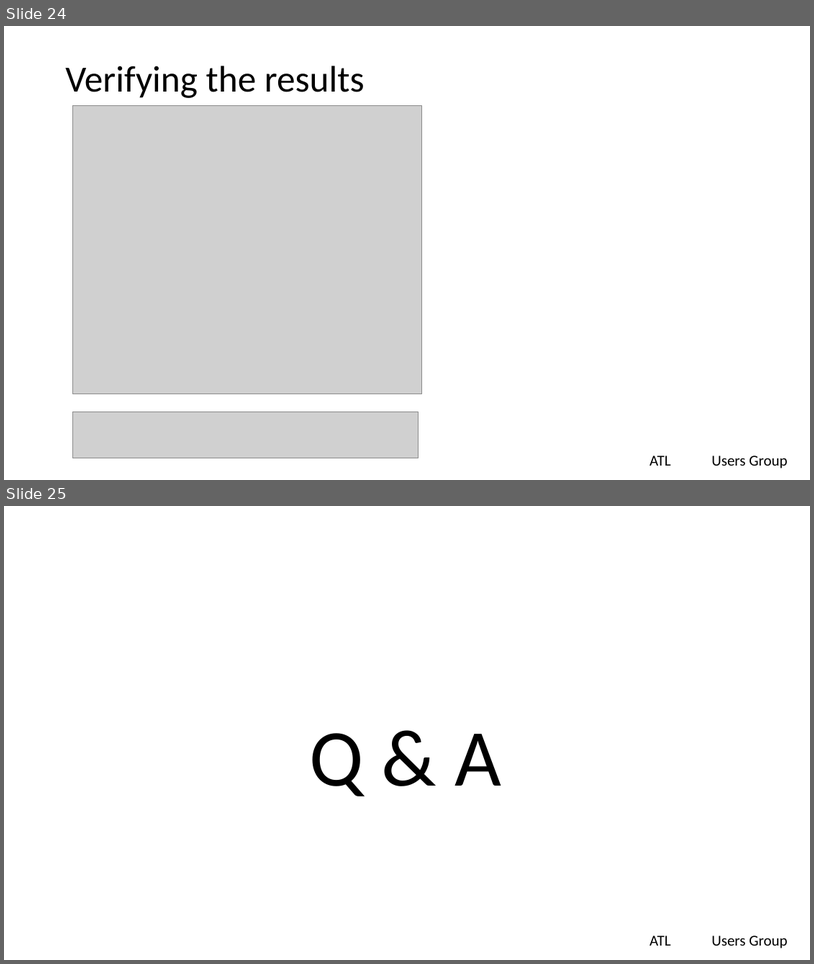
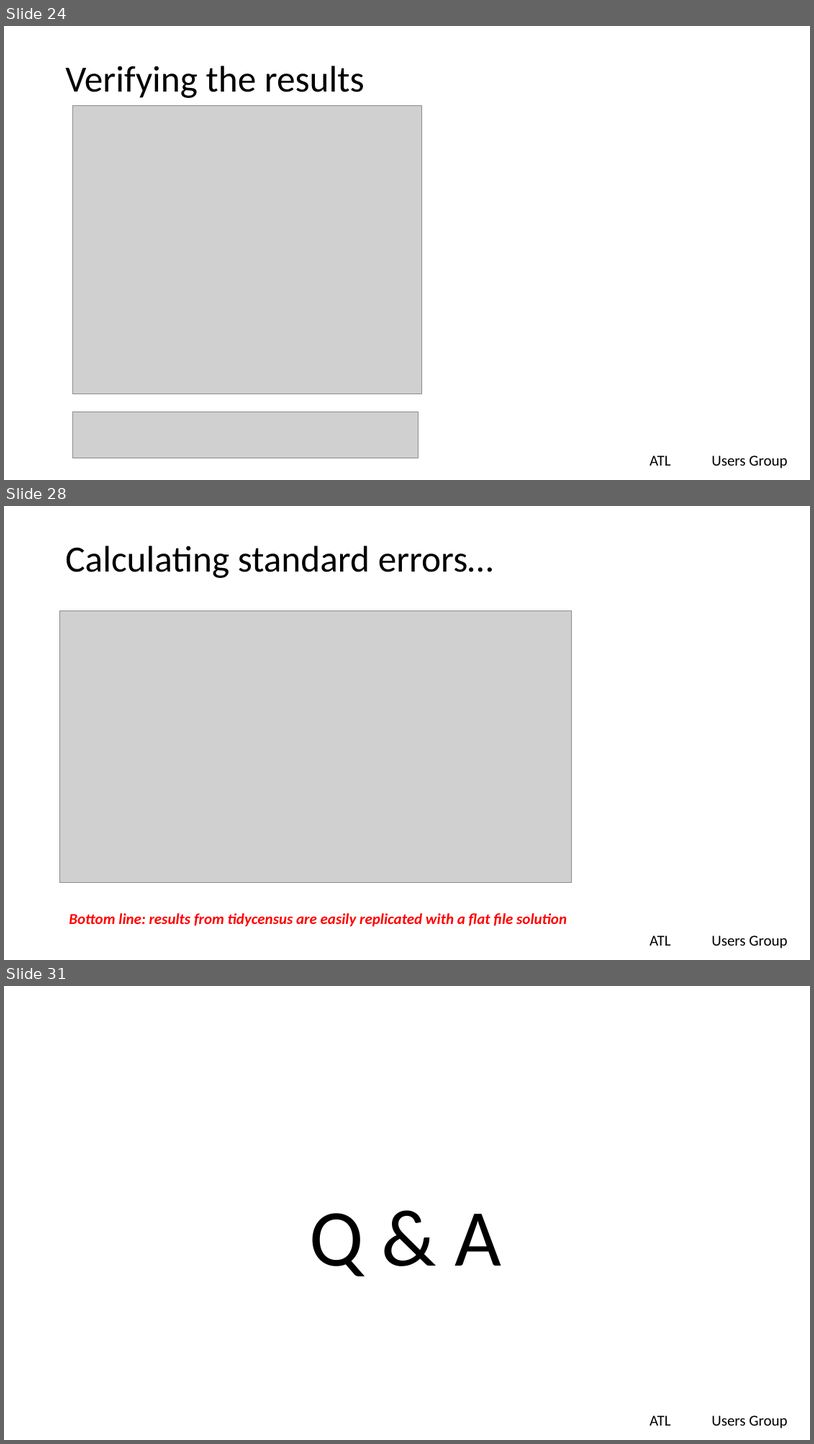
Before and after one commit to lgreski/tidycensus-vs-flatfiles, a slide deck: presentations/tidycensusVsFlatfiles.pptx. Shown one above the other, each under a label of ours: slides 24 and 25 before the commit, slides 24, 28 and 31 after it; the slides between them are not shown. The pictures are 814x964 and 814x1444 pixels, drawn with LibreOffice and Linux fonts; fonts in the diff are those of the drawing; grey boxes stand for pictures; background and template pictures are left out. Boxes give left, top, right and bottom in pixels: in the first picture for what was removed or moved away, otherwise in the second. Text is boxed around its words. In the diff, an @@ line names an element or a change of style, - is before the commit and + after.

Commit message:
completed presentation, code to replicate survey weighting analysis with flat files

```diff
--- a/presentations/tidycensusVsFlatfiles.pptx
+++ b/presentations/tidycensusVsFlatfiles.pptx
@@ slide 28 added at (4, 506, 810, 960), background #FFFFFF; not listed: 2 template elements that a slide beside it also shows @@
@@ title added at (65, 546, 494, 578), 44 pt, text #000000 @@
+Calculating standard errors…
@@ picture added at (59, 611, 572, 883) @@
@@ text added at (69, 913, 567, 926), 18 pt, text #FF0000, bold, italic @@
+Bottom line: results from tidycensus are easily replicated with a flat file solution
@@ what was slide 25 is now slide 31 @@
```
Also in this commit, not shown: 1 slide changed, 5 other slides added, 1 other file.
